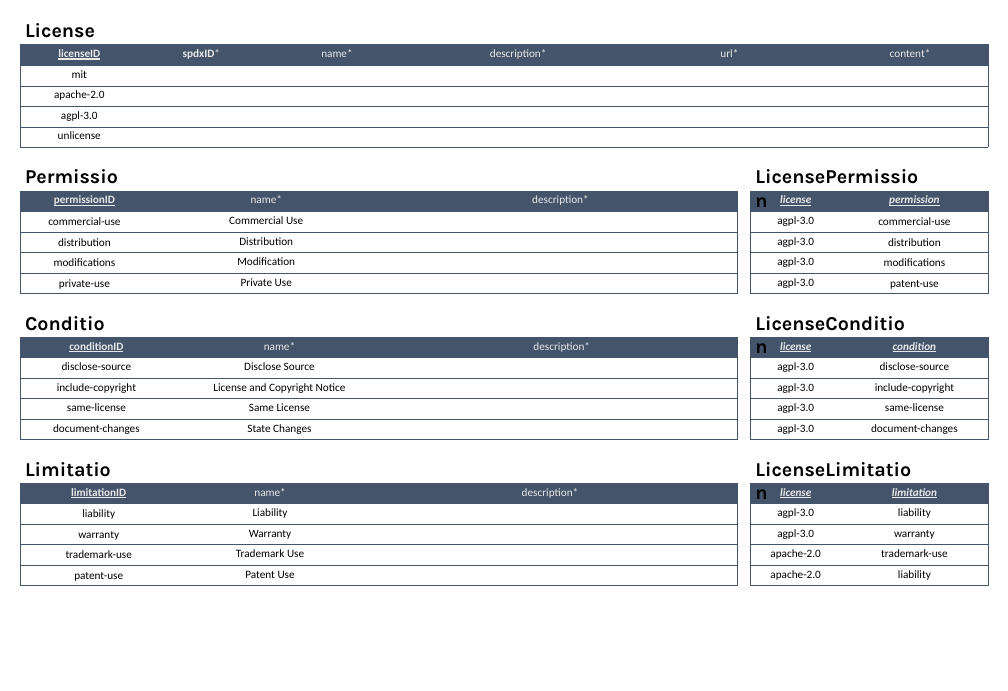
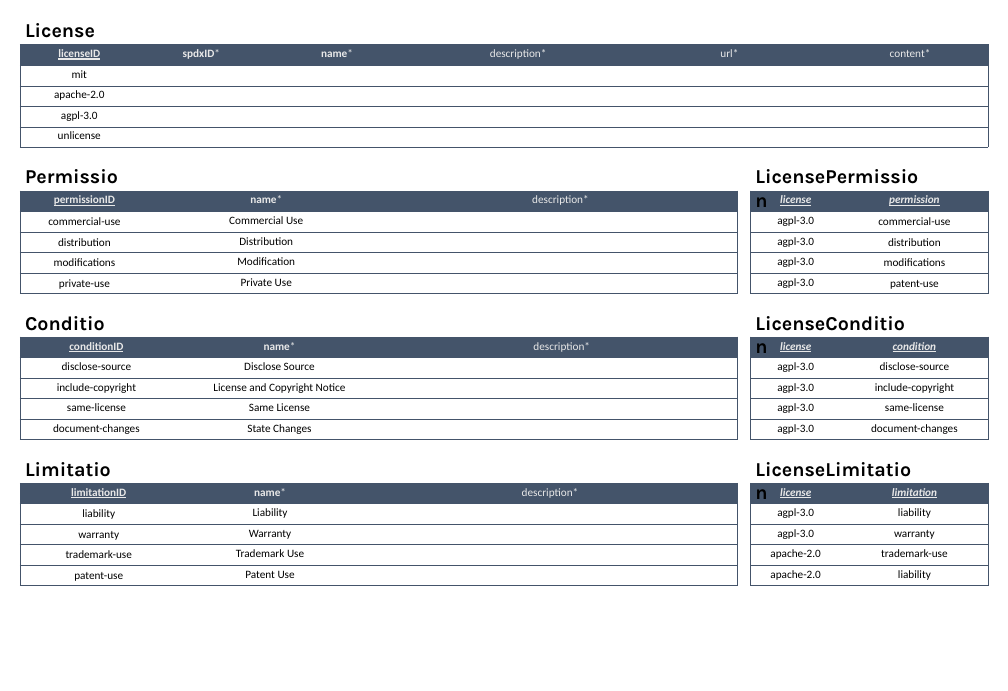
Before and after one commit to DonColon/appman-api-spec, a slide deck: slide 8 of docs/Appman - Data Model.pptx. Drawn at 1008x691 pixels with LibreOffice and Linux fonts; fonts in the diff are those of the drawing. Boxes give left, top, right and bottom in pixels: in the first picture for what was removed or moved away, otherwise in the second. Text is boxed around its words. In the diff, an @@ line names an element or a change of style, - is before the commit and + after.

```diff
--- a/docs/Appman - Data Model.pptx
+++ b/docs/Appman - Data Model.pptx
@@ table at <box>20,45,988,147</box> @@
@@ bold on in "name*" @@
@@ table at <box>20,191,737,293</box> @@
@@ bold on in "name*" @@
@@ table at <box>20,336,737,439</box> @@
@@ bold on in "name*" @@
@@ table at <box>20,483,737,585</box> @@
@@ bold on in "name*" @@
```
Also in this commit, not shown: 7 other slides changed, 13 other files.
